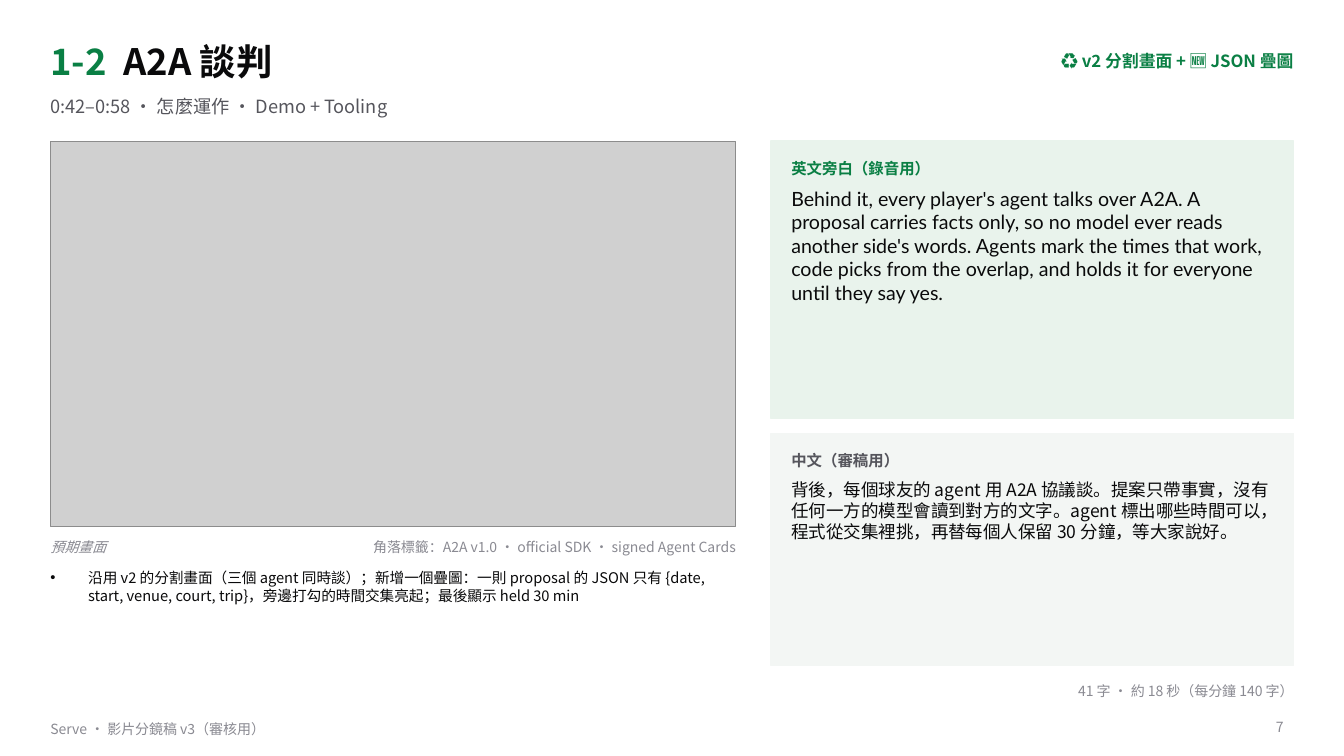
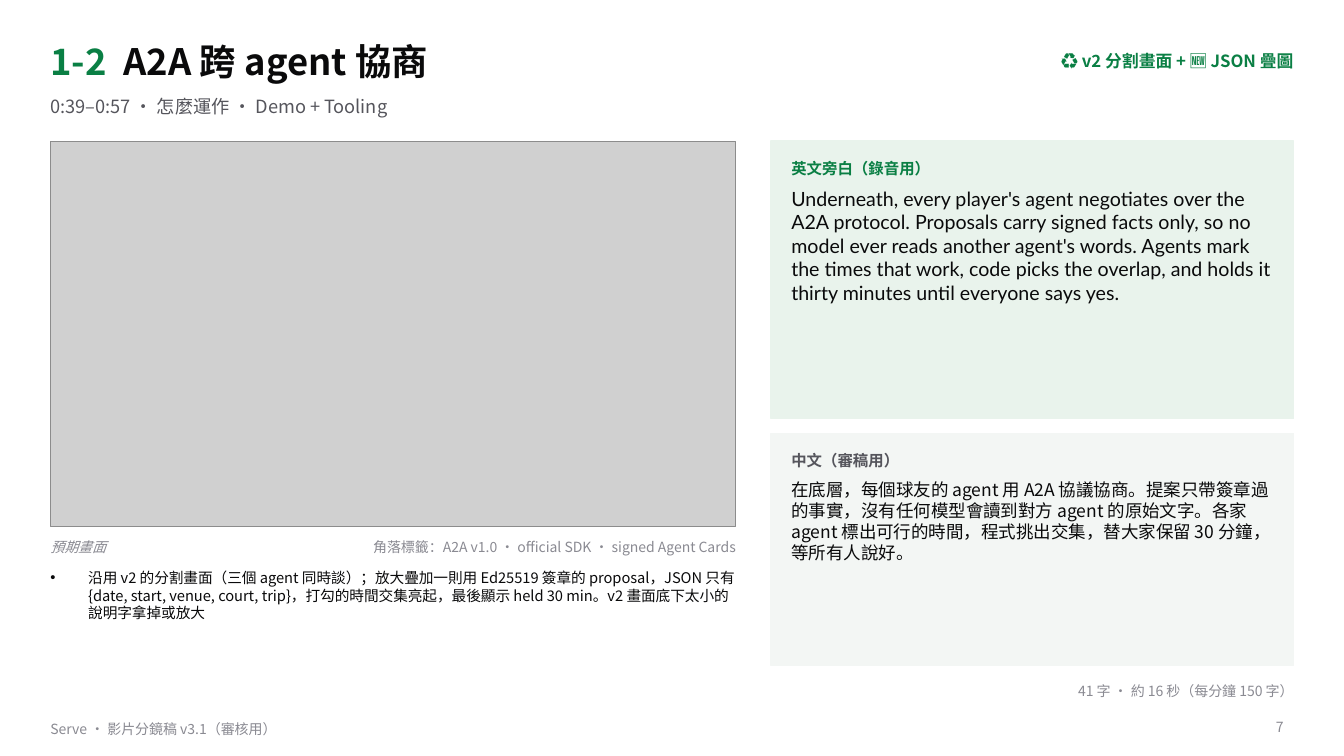
Before and after one commit to gino6178/serve-meta-hackathon, a slide deck: slide 7 of video/storyboard_v3.pptx. Drawn at 1344x756 pixels with LibreOffice and Linux fonts; fonts in the diff are those of the drawing; grey boxes stand for pictures. Boxes give left, top, right and bottom in pixels: in the first picture for what was removed or moved away, otherwise in the second. Text is boxed around its words. In the diff, an @@ line names an element or a change of style, - is before the commit and + after.

```diff
--- a/video/storyboard_v3.pptx
+++ b/video/storyboard_v3.pptx
@@ text at (50, 44, 428, 84): text changed @@
-1-2 A2A 談判
+1-2 A2A 跨 agent 協商
@@ text at (50, 97, 387, 118): text changed @@
-0:42–0:58 · 怎麼運作 · Demo + Tooling
+0:39–0:57 · 怎麼運作 · Demo + Tooling
@@ text at (791, 191, 1271, 304): text changed @@
-Behind it, every player's agent talks over A2A. A proposal carries facts only, so no model ever reads another side's words. Agents mark the times that work, code picks from the overlap, and holds it for everyone until they say yes.
+Underneath, every player's agent negotiates over the A2A protocol. Proposals carry signed facts only, so no model ever reads another agent's words. Agents mark the times that work, code picks the overlap, and holds it thirty minutes until everyone says yes.
@@ text at (791, 481, 1270, 561): text changed @@
-背後，每個球友的 agent 用 A2A 協議談。提案只帶事實，沒有任何一方的模型會讀到對方的文字。agent 標出哪些時間可以，程式從交集裡挑，再替每個人保留 30 分鐘，等大家說好。
+在底層，每個球友的 agent 用 A2A 協議協商。提案只帶簽章過的事實，沒有任何模型會讀到對方 agent 的原始文字。各家 agent 標出可行的時間，程式挑出交集，替大家保留 30 分鐘，等所有人說好。
@@ text at (88, 570, 734, 620): text changed @@
-• 沿用 v2 的分割畫面（三個 agent 同時談）；新增一個疊圖：一則 proposal 的 JSON 只有 {date, start, venue, court, trip}，旁邊打勾的時間交集亮起；最後顯示 held 30 min
+• 沿用 v2 的分割畫面（三個 agent 同時談）；放大疊加一則用 Ed25519 簽章的 proposal，JSON 只有 {date, start, venue, court, trip}，打勾的時間交集亮起，最後顯示 held 30 min。v2 畫面底下太小的說明字拿掉或放大
@@ text at (1078, 684, 1294, 697): text changed @@
-41 字 · 約 18 秒（每分鐘 140 字）
+41 字 · 約 16 秒（每分鐘 150 字）
@@ text at (50, 722, 276, 735): text changed @@
-Serve · 影片分鏡稿 v3（審核用）
+Serve · 影片分鏡稿 v3.1（審核用）
```
Also in this commit, not shown: 15 other slides changed, 13 other files.
